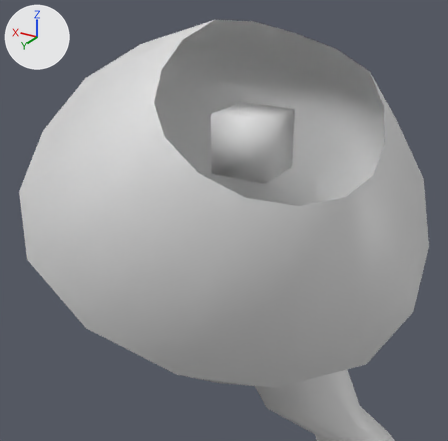
Renders of the FBX model Assets/art/meshes/alien/bio/Bio_Arm_01_b.fbx from each side of a commit.
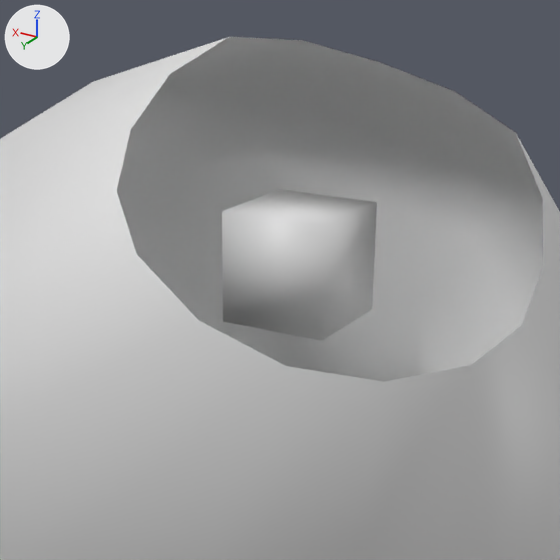
Each version is shown from a camera (50 mm lens) standing at (-0.293, 3.459, 5.87) and looking at (0.219, 2.606, 5.444), then close up on the part from 20% to 88% of the width and 0% to 69% of the height. The axes (+X, +Y, +Z) are drawn at upper left. The lights are the same throughout.

In view in the first close-up: 'Bio_Arm_01_b', 'marker_bio.001'.
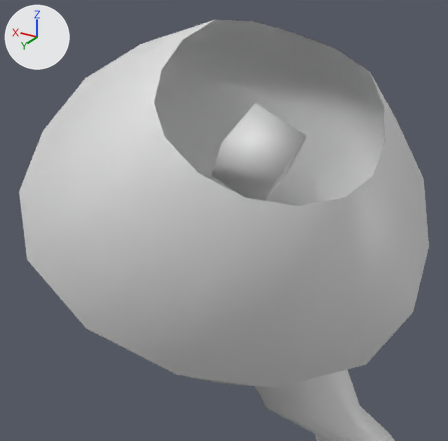
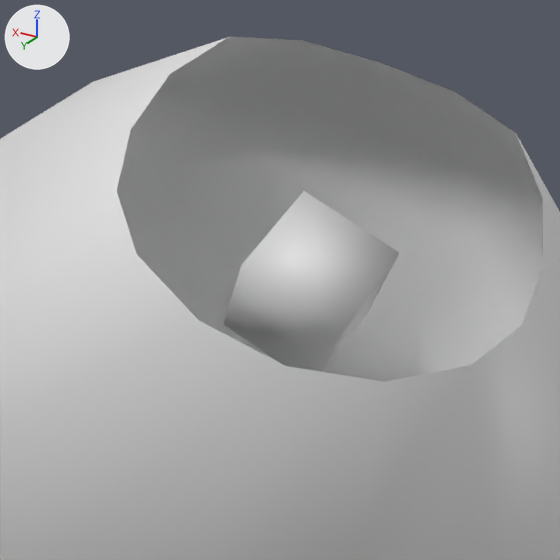
Pixel boxes [x1, y1, x2, y2] of what changed, in the close-ups (560 x 560 px):
'marker_bio.001', moved, turned: before [222, 190, 377, 341]; after [223, 191, 399, 372]

What changed in the scene script:
```text
Change ob_marker_bio_001:
    ob_marker_bio_001.parent: ob_blend_root -> ob_bio_arm_01_b
    ob_marker_bio_001.location: (0.205, 5.569, -2.53) -> (0.19, -3.073, 1.538)
    ob_marker_bio_001.rotation_euler: (-1.571, 0.0, 0.0) -> (2.658, -0.142, -0.492)  # degrees (-90, 0, 0) -> degrees (152, -8.1, -28)
```
